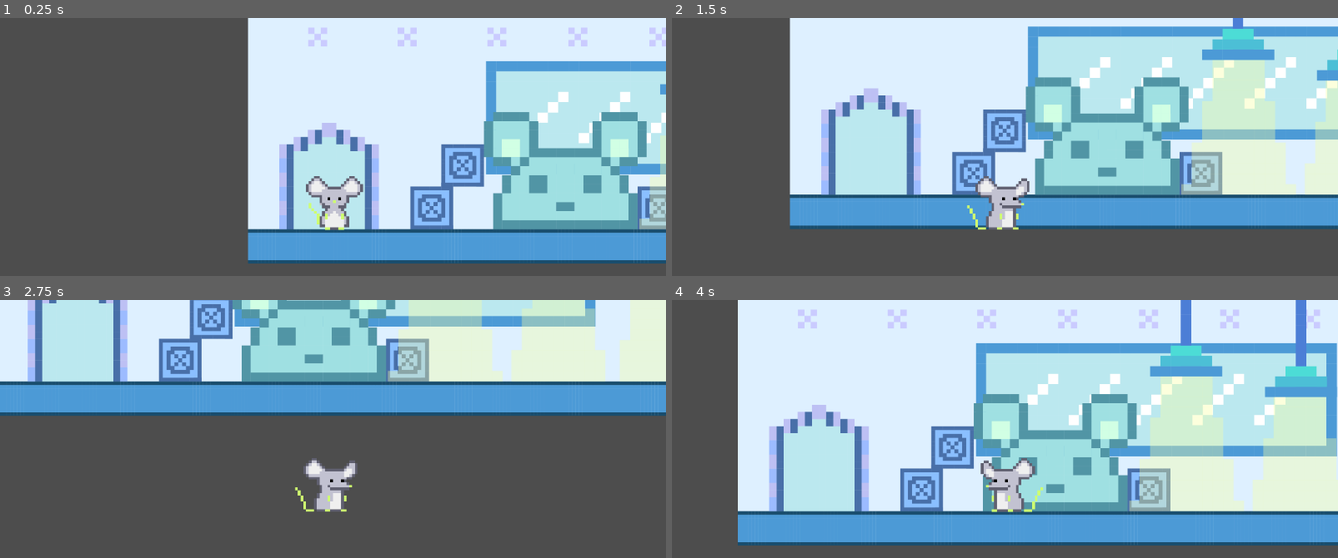
Above: before the commit, frames 1-4 (two rows, left to right).
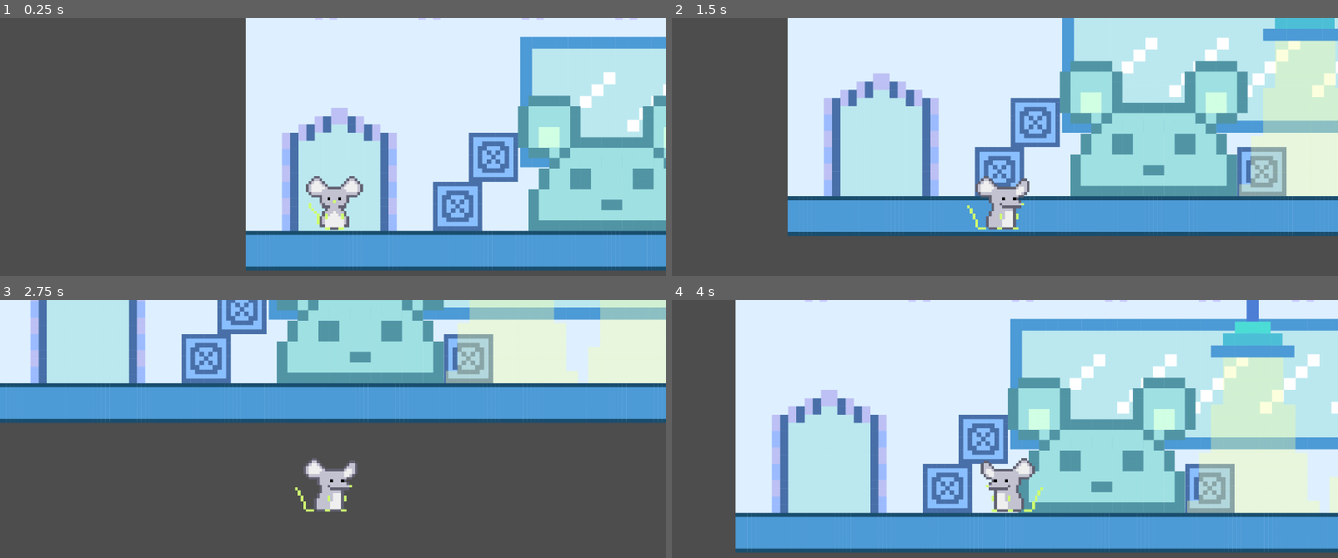
Above: after the commit, the same moments.

Repository: Wendy-zhenyiwang/2D-Group
Game: Godot game, scene res://main.tscn
Two runs of this game, one before a commit and one after it. Both use one fixed random seed, a clock stepped at 60 frames per second and the inputs below.
Inputs:
- Up to frame 1 (0.25 s): no input
- Up to frame 2 (1.5 s): hold Right (ui_right) 0.53-1.28 s; hold Down (ui_down) from 1.28 s (still down)
- Up to frame 3 (2.75 s): release Down (ui_down) at 2.03 s; hold Right (ui_right) from 2.03 s (still down)
- Up to frame 4 (4 s): release Right (ui_right) at 2.78 s; hold Up (ui_up) 2.78-3.53 s; hold Left (ui_left) from 3.53 s (still down)

The runs differ from the first frame. In frame 1, 24% of the frame differs, in the area x 36-100%, y 0-98%; in frame 2, 34%; in frame 3, 23%; in frame 4, 42%, in the area x 9-100%, y 0-98%.

Commit message:
cheese icon

Diff:
--- a/the-cheezy-escape/main.tscn
+++ b/the-cheezy-escape/main.tscn
@@ -6,8 +6,8 @@
 [node name="main" type="Node2D"]
 
 [node name="Map" type="Sprite2D" parent="."]
-position = Vector2(744, -789)
-scale = Vector2(0.428632, 0.428632)
+position = Vector2(877, -914)
+scale = Vector2(0.494499, 0.494499)
 texture = ExtResource("1_5wk2p")
 
 [node name="player" parent="." instance=ExtResource("1_dv6bk")]
Binary file added: the-cheezy-escape/cheese.png
Not shown, added: the-cheezy-escape/cheese.png.import
Not shown, changed: .DS_Store
Not shown, changed: the-cheezy-escape/.DS_Store
